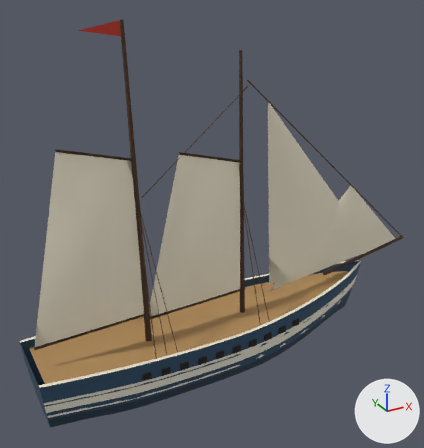
One commit to the glTF model public/models/ships/schooner.glb: the scene before it, then after it.
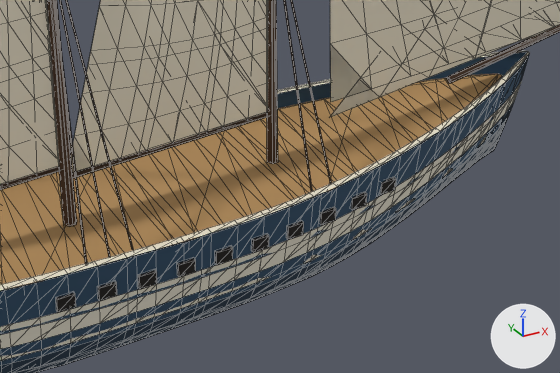
The first picture shows the older version from a 50 mm lens placed at (-16.8, -30.4, 24.4), pointed at (0.3, 0.7, 8.9). The close-ups show the older and then the newer version on the part from 27% to 88% of the width and 53% to 91% of the height of that picture. Only the edits that show in the close-ups are written down. Every picture has the same lights, and +X, +Y and +Z are marked at lower right. The close-ups show mesh edges as thin lines. Where no turn or scale is listed for an object, it has been applied to the vertices. Vertices at exactly the same position are counted once.

Objects in the first close-up: 'LOD0_Body', 'LOD0_m0_AftSail', 'LOD0_m1_AftSail', 'LOD1_Body', 'LOD1_m0_AftSail', 'LOD1_m1_AftSail', 'LOD2_Body' and 1 more.
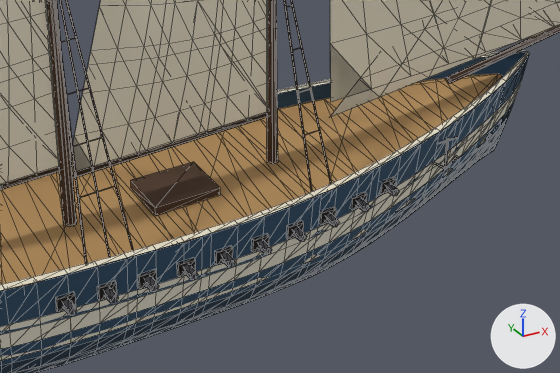
Boxes [x1, y1, x2, y2] around the edits, measured in the close-ups (560 x 373 px):
part 1 of me_lod0_body, added
    after: [62, 299, 77, 315]
part 2 of me_lod0_body, added
    after: [104, 287, 118, 303]
part 3 of me_lod0_body, added
    after: [144, 276, 159, 291]
part 4 of me_lod0_body, added
    after: [183, 264, 198, 279]
part 5 of me_lod0_body, added
    after: [221, 252, 236, 267]
part 6 of me_lod0_body, added
    after: [258, 240, 272, 255]
part 7 of me_lod0_body, added
    after: [292, 226, 307, 241]
part 8 of me_lod0_body, added
    after: [325, 213, 339, 227]
part 9 of me_lod0_body, added
    after: [356, 198, 370, 212]
part 10 of me_lod0_body, added
    after: [385, 182, 400, 196]
part 11 of me_lod0_body, added
    after: [444, 137, 449, 169]
part 12 of me_lod0_body, added (brown)
    after: [131, 162, 220, 215]
part 13 of me_lod0_body, added
    after: [60, 38, 115, 198]
part 14 of me_lod0_body, added
    after: [286, 5, 319, 135]
part 15 of me_lod0_body, added
    after: [433, 155, 458, 170]

Diff of the bpy script that builds the scene:
```diff
--- a/public/models/ships/schooner.glb.py
+++ b/public/models/ships/schooner.glb.py
@@ me_lod0_body @@
 # used by ob_lod0_body; location = (0.0, 0.0, 0.0)
-me_lod0_body.from_pydata(...)  # 1056 vertices, 1627 faces; spans x -12.5..17.5, y -3.4..3.4, z -2.0..21.9
+me_lod0_body.from_pydata(...)  # 1526 vertices, 2279 faces; spans x -12.5..17.5, y -3.8..3.8, z -2.0..21.9
+# me_lod0_body part 1: a new loose piece, a 5-sided cut cone along y (radius 0.14 at the low end, 0.16 at the high end) spanning x -6.42..-6.12, y -3.57..-3.12, z 1.46..1.77, in mat_schooner_atlas_mat (picture img_schooner_atlas)
+# me_lod0_body part 2: a new loose piece, a 5-sided cut cone along y (radius 0.14 at the low end, 0.16 at the high end) spanning x -5.17..-4.87, y -3.64..-3.19, z 1.43..1.74, in mat_schooner_atlas_mat (picture img_schooner_atlas)
+# me_lod0_body part 3: a new loose piece, a 5-sided cut cone along y (radius 0.14 at the low end, 0.17 at the high end) spanning x -3.93..-3.63, y -3.69..-3.24, z 1.41..1.72, in mat_schooner_atlas_mat (picture img_schooner_atlas)
+# me_lod0_body part 4: a new loose piece, a 5-sided cut cone along y (radius 0.14 at the low end, 0.17 at the high end) spanning x -2.68..-2.38, y -3.73..-3.28, z 1.4..1.71, in mat_schooner_atlas_mat (picture img_schooner_atlas)
+# me_lod0_body part 5: a new loose piece, a 5-sided cut cone along y (radius 0.14 at the low end, 0.16 at the high end) spanning x -1.43..-1.13, y -3.75..-3.3, z 1.4..1.71, in mat_schooner_atlas_mat (picture img_schooner_atlas)
+# me_lod0_body part 6: a new loose piece, a 5-sided cut cone along y (radius 0.14 at the low end, 0.17 at the high end) spanning x -0.18..0.12, y -3.76..-3.31, z 1.41..1.72, in mat_schooner_atlas_mat (picture img_schooner_atlas)
+# me_lod0_body part 7: a new loose piece, a 5-sided cut cone along y (radius 0.14 at the low end, 0.16 at the high end) spanning x 1.08..1.37, y -3.72..-3.27, z 1.43..1.74, in mat_schooner_atlas_mat (picture img_schooner_atlas)
+# me_lod0_body part 8: a new loose piece, a 5-sided cut cone along y (radius 0.14 at the low end, 0.16 at the high end) spanning x 2.34..2.64, y -3.61..-3.16, z 1.46..1.77, in mat_schooner_atlas_mat (picture img_schooner_atlas)
+# me_lod0_body part 9: a new loose piece, a 5-sided cut cone along y (radius 0.14 at the low end, 0.17 at the high end) spanning x 3.61..3.91, y -3.46..-3.01, z 1.5..1.82, in mat_schooner_atlas_mat (picture img_schooner_atlas)
+# me_lod0_body part 10: a new loose piece, a 5-sided cut cone along y (radius 0.14 at the low end, 0.16 at the high end) spanning x 4.88..5.18, y -3.25..-2.8, z 1.56..1.87, in mat_schooner_atlas_mat (picture img_schooner_atlas)
+# me_lod0_body part 11: a new loose piece, a 5-sided cylinder along z spanning x 7.742..7.822, y -2.327..-2.251, z 1.218..2.418, in mat_schooner_atlas_mat (picture img_schooner_atlas)
+# me_lod0_body part 12: a new loose piece, a box spanning x -2.34..-0.06, y -0.88..0.88, z 1.85..2.13, in mat_schooner_atlas_mat (picture img_schooner_atlas)
+# me_lod0_body part 13: 114 vertices added at x -5.5..-4.3, y -2.4..2.4, z 4.3..10.0
+# me_lod0_body part 14: 60 vertices added at x 2.0..2.6, y -2.3..2.3, z 4.2..9.2
+# me_lod0_body part 15: 40 vertices added at x 7.3..8.3, y -2.3..2.3, z 1.2..1.6
+# other edits to the shape of me_lod0_body do not show in these pictures
 me_lod0_body.materials.append(mat_schooner_atlas_mat)
```
